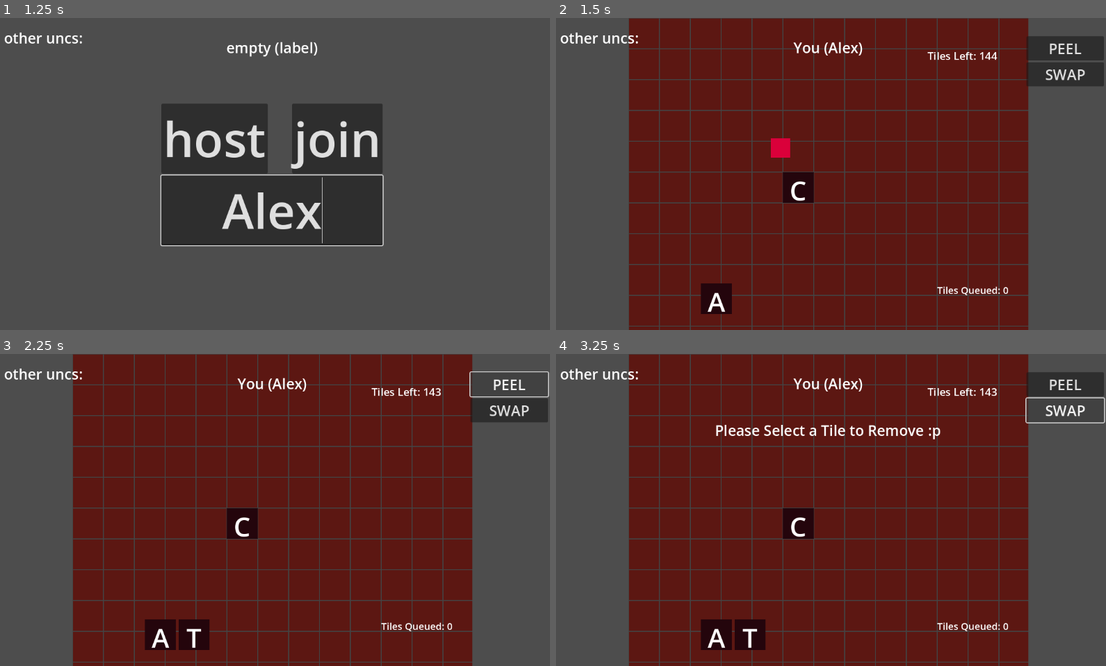
Above: before the commit, frames 1-4 (two rows, left to right).
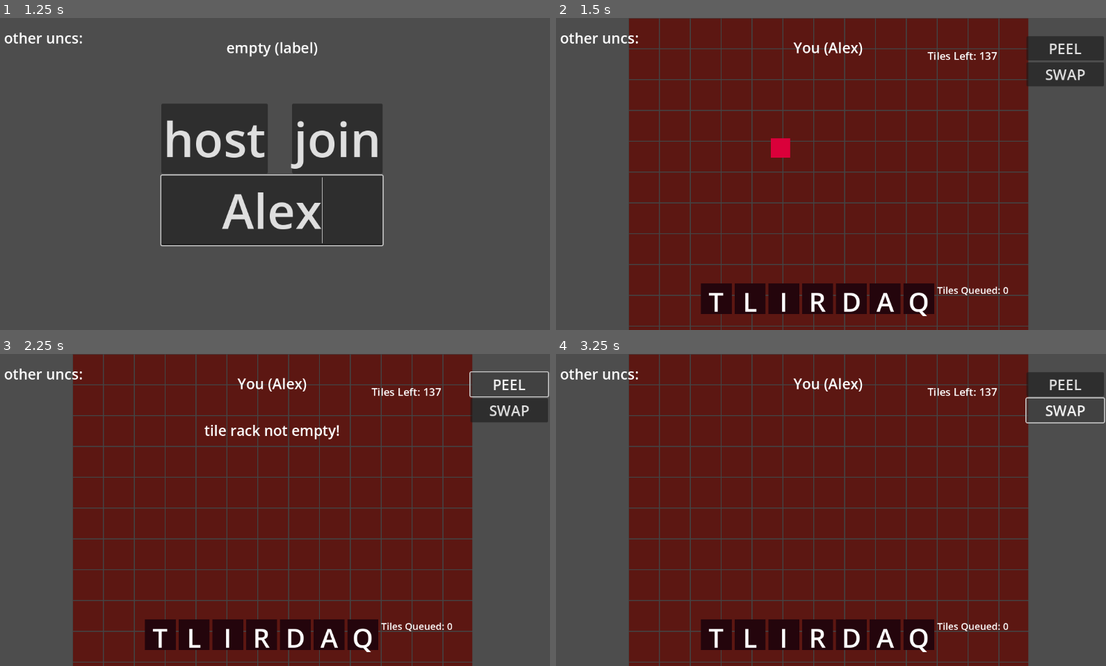
Above: after the commit, the same moments.

Repository: generallyy/bananagrams
Game: Godot game, scene res://scenes/Main.tscn
The game is run twice, just before and just after one commit, with the same random seed, the same clock (stepped at 60 frames per second) and the same inputs.
Inputs (mouse positions are in pixels of both pictures, inside the frame that each line leads up to):
- Up to frame 1 (1.25 s): click (269, 211) at 0.52 s; type "Alex" at 0.6 s
- Up to frame 2 (1.5 s): click "host" at 1.25 s
- Up to frame 3 (2.25 s): click "PEEL" at 2 s
- Up to frame 4 (3.25 s): click "SWAP" at 2.75 s

Frame 1 is identical in both runs. In frame 2, 4.0% of the frame differs, in the area x 27-81%, y 10-96%; in frame 3, 3.9%; in frame 4, 4.2%.

Commit message:
VERIFY + DROPLOGIC
finished the verify and polished some of drop logic. tiles still sometimes disappear but honestly i don't know why. cheers

Diff:
--- a/scripts/DropLogic.gd
+++ b/scripts/DropLogic.gd
@@ -23,9 +23,11 @@
 
 	# Find the tile currently hovered
 	for tile in get_tree().get_nodes_in_group("draggable_tile"):
-		if tile is Area2D and tile.has_method("is_mouse_hovering") and tile.is_mouse_hovering():
-			_snap_tile_to_board(tile)
-			break  # Only snap one tile at a time
+		#if tile is Area2D and tile.has_method("is_mouse_hovering") and tile.is_mouse_hovering():
+		# don't need all that
+		if tile.is_mouse_hovering() and tile.dragging:
+				_snap_tile_to_board(tile)
+				break  # Only snap one tile at a time
 
 func _snap_tile_to_board(tile: Area2D):
 	var letter = tile.letter
@@ -35,6 +37,34 @@
 	var local_mouse_pos = zoom_container.get_local_mouse_position()
 	var snapped_pos = (local_mouse_pos / cell_size).floor() * cell_size
 	var board_index = Vector2i(snapped_pos / cell_size)
+
+	# if there's a tile beneath that tile
+	for other_tile in get_tree().get_nodes_in_group("draggable_tile"):
+		if other_tile.is_mouse_hovering() and not other_tile.dragging:
+			# other_tile will be on the board, and therefore have meta data.
+			# case 1: tile is on board.
+			#			so, swap the positions on the board.
+			if tile.has_meta("origin_pos"):	# because only board tiles have meta data
+				var origin_pos = tile.get_meta("origin_pos")
+				board.board_state[origin_pos] = board.make_node_tile(other_tile.letter)
+						# this may not have to be that complicated..?
+			# case 2: tile is in rack.
+			#			so, remove other_tile from board and add it to rack.
+			if tile.get_parent() == board.tile_rack.tile_layer:
+				# case 3: other_tile is ALSO in the tile rack.
+				if other_tile.get_parent() == board.tile_rack.tile_layer:
+					board.tile_rack.remove_tile(tile)
+					board.tile_rack.add_tile(tile.letter)
+					return # ?
+				board.tile_rack.remove_tile(tile)
+				board.board_state.erase(other_tile.get_meta("origin_pos"))
+				board.tile_rack.add_tile(other_tile.letter)
+
+			board.board_state[board_index] = board.make_node_tile(letter)
+			board.draw_visible_grid()
+			print("🟢 Two Tiles:    ", letter, " to ", board_index)
+			return  # should only be one
+
 
 	# Remove old position from board_state
 	if tile.has_meta("origin_pos"):	# because only board tiles have meta data
@@ -51,4 +81,4 @@
 
 	board.board_state[board_index] = board.make_node_tile(letter)
 	board.draw_visible_grid()
-	print("🟢 Dropped tile:", letter, "to", board_index)
+	print("🟢 Dropped tile: ", letter, " to ", board_index)
--- a/scripts/PlayerBoard.gd
+++ b/scripts/PlayerBoard.gd
@@ -36,7 +36,7 @@
 	#modulate.a = .5
 	print("unique id: ", multiplayer.get_unique_id())
 	#print("player board owned by: %s | Am I authority? %s" % [get_multiplayer_authority(), is_multiplayer_authority()])
-	board_state[Vector2i(5, 5)] = make_node_tile("C")
+	#board_state[Vector2i(5, 5)] = make_node_tile("C")
 	draw_visible_grid(Vector2i(0, 0), grid_size)
 	viewport.size = $SubViewportContainer.size
 
@@ -45,7 +45,9 @@
 		tile_pool = generate_tile_pool()
 		host_update_tile_count()
 	# THIS IS VERY TEMPORARY OKAY
-	tile_rack.add_tile("A")
+	#tile_rack.add_tile("A")
+	for i in range(7):
+		request_peel()
 
 	if get_multiplayer_authority() != multiplayer.get_unique_id():
 		visible = false
@@ -137,20 +139,26 @@
 	zoom_node.global_position.x -= delta_x
 	zoom_node.global_position.y -= delta_y
 
+func setMsgBox(text: String):
+	msgbox.text = text
+	msgbox.visible = true
+	await get_tree().create_timer(1.0).timeout
+
+	msgbox.visible = false
 
 func _on_peel_pressed():
 	# one day we'll put a check in here
 	# WE FINNA PUT THE CHECK HERE FRFR
-	if verify_board():
+	if not tile_rack.is_empty():
+		setMsgBox("tile rack not empty!")
+	elif not verify_board():
+		#setMsgBox("invalid board")
+		pass
+	elif not is_board_connected():
+		setMsgBox("board not connected.")
+	else:
 		print("🟡 Attempting to request peel from host")
 		request_peel.rpc_id(1)  # Tell the host who asked
-	else:
-		msgbox.text = "invalid board"
-		msgbox.visible = true
-		await get_tree().create_timer(1.0).timeout
-
-		msgbox.visible = false
-
 
 #
 func _on_swap_pressed():
@@ -312,10 +320,39 @@
 func verify_board() -> bool:
 	for word in get_all_words():
 		if not word_dict.has(word.to_upper()):
-			print("❌ Invalid word:", word)
+			setMsgBox("❌ Invalid word: %s" % word)
+			#print("❌ Invalid word:", word)
 			return false
 	print("valid board!")
 	return true
+
+func is_board_connected() -> bool:
+	if board_state.is_empty():
+		return true  # or false, depending on your game rules
+
+	var visited = {}
+	var to_visit = []
+
+	# Start from one arbitrary tile
+	var start_pos = board_state.keys()[0]
+	to_visit.append(start_pos)
+	visited[start_pos] = true
+
+	while to_visit.size() > 0:
+		var current = to_visit.pop_back()
+
+		# Explore 4 directions
+		for dir in [Vector2i.LEFT, Vector2i.RIGHT, Vector2i.UP, Vector2i.DOWN]:
+			var neighbor = current + dir
+			if board_state.has(neighbor) and not visited.has(neighbor):
+				visited[neighbor] = true
+				to_visit.append(neighbor)
+
+	# If we visited all tiles, the board is connected
+	if visited.size() == board_state.size():
+		print("board is connected!")
+	return visited.size() == board_state.size()
+
 
 func load_dictionary_from_file(filepath: String):
 	var file = FileAccess.open(filepath, FileAccess.READ)
--- a/scripts/TileRack.gd
+++ b/scripts/TileRack.gd
@@ -17,6 +17,12 @@
 	else:
 		rack_queue.append(letter)
 		update_queue_label()
+
+func is_empty():
+	for tile in rack:
+		if tile != null:
+			return false
+	return true
 
 func _spawn_tile(letter: String):
 	var tile = preload("res://scenes/NodeTile.tscn").instantiate()
@@ -46,8 +52,6 @@
 			rack[index] = null
 			tile_layer.remove_child(tile)
 
-
-
 			# If there's something in the queue, add it now
 			if rack_queue.size() > 0:
 				var next_letter = rack_queue.pop_front()
